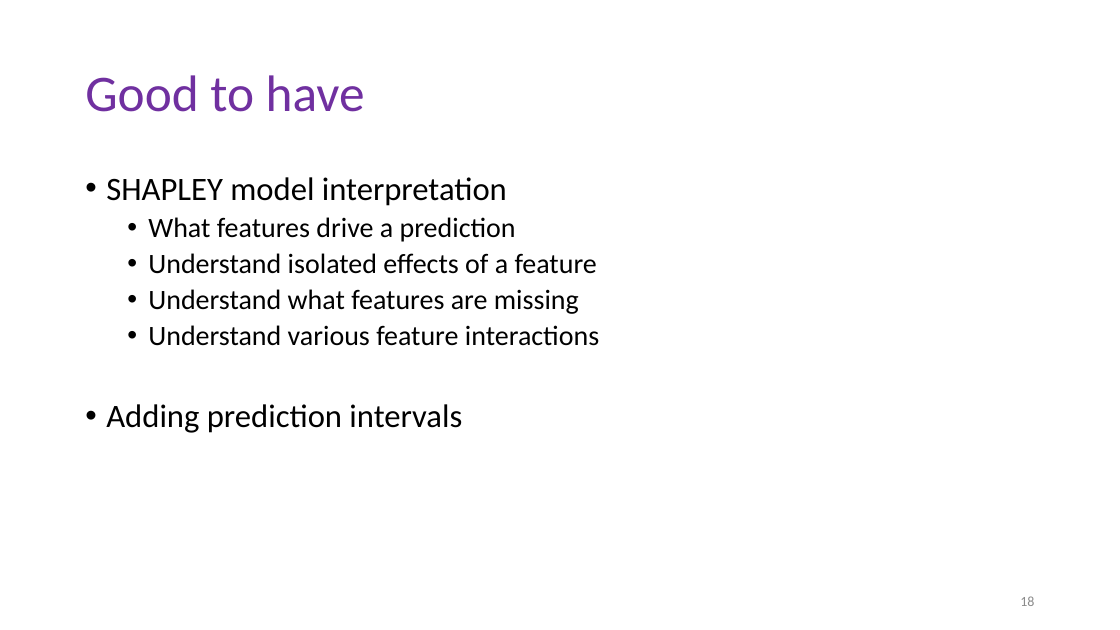
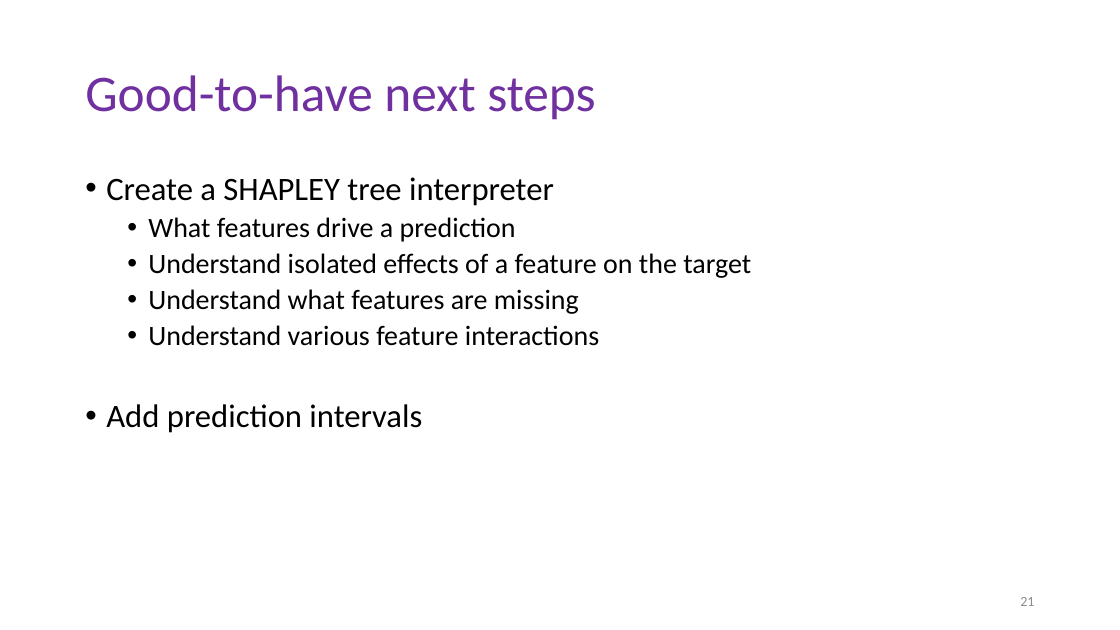
Before and after one commit to garima26/thebrand, a slide deck: slide 21 of The Brand.pptx (slide 18 before the commit). Drawn at 1120x630 pixels with LibreOffice and Linux fonts; fonts in the diff are those of the drawing. Boxes give left, top, right and bottom in pixels: in the first picture for what was removed or moved away, otherwise in the second. Text is boxed around its words. In the diff, an @@ line names an element or a change of style, - is before the commit and + after.

```diff
--- a/The Brand.pptx
+++ b/The Brand.pptx
@@ title at (85,75,596,120): text changed @@
-Good to have
+Good-to-have next steps
@@ text at (106,177,554,206): text changed @@
-• SHAPLEY model interpretation
+• Create a SHAPLEY tree interpreter
@@ text at (148,253,751,278): text changed @@
-  • Understand isolated effects of a feature
+  • Understand isolated effects of a feature on the target
@@ text at (106,404,422,433): text changed @@
-• Adding prediction intervals
+• Add prediction intervals
@@ page number at (1020,597,1034,606): text changed @@
-18
+21
```
Also in this commit, not shown: 11 other slides changed, 3 slides added, 1 other file.
